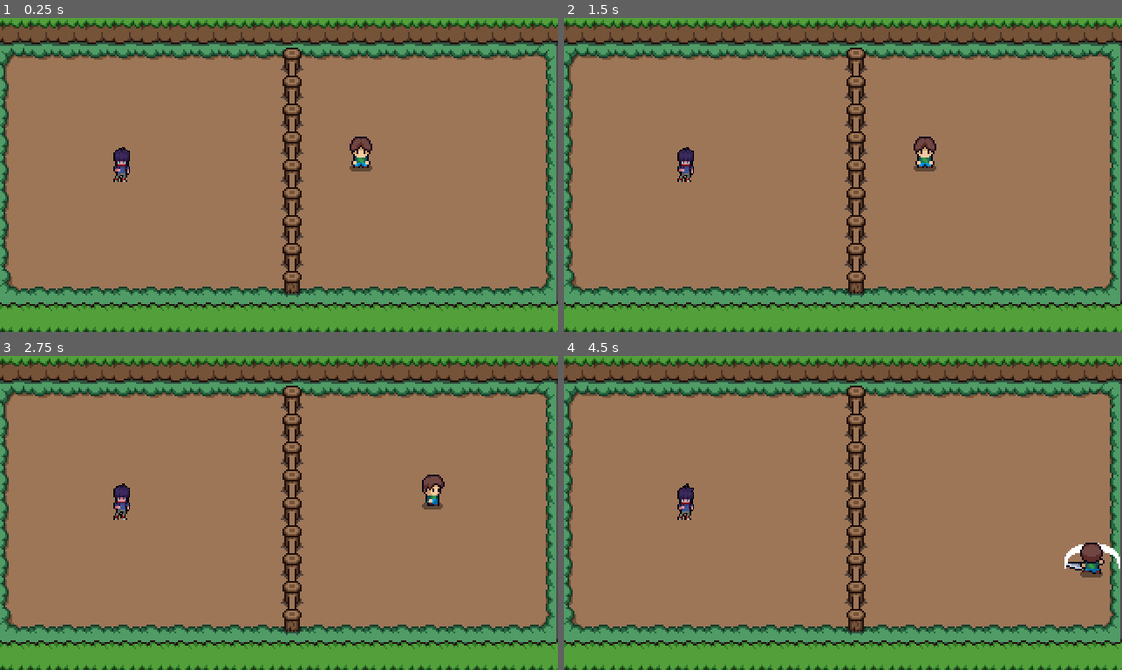
Above: before the commit, frames 1-4 (two rows, left to right).
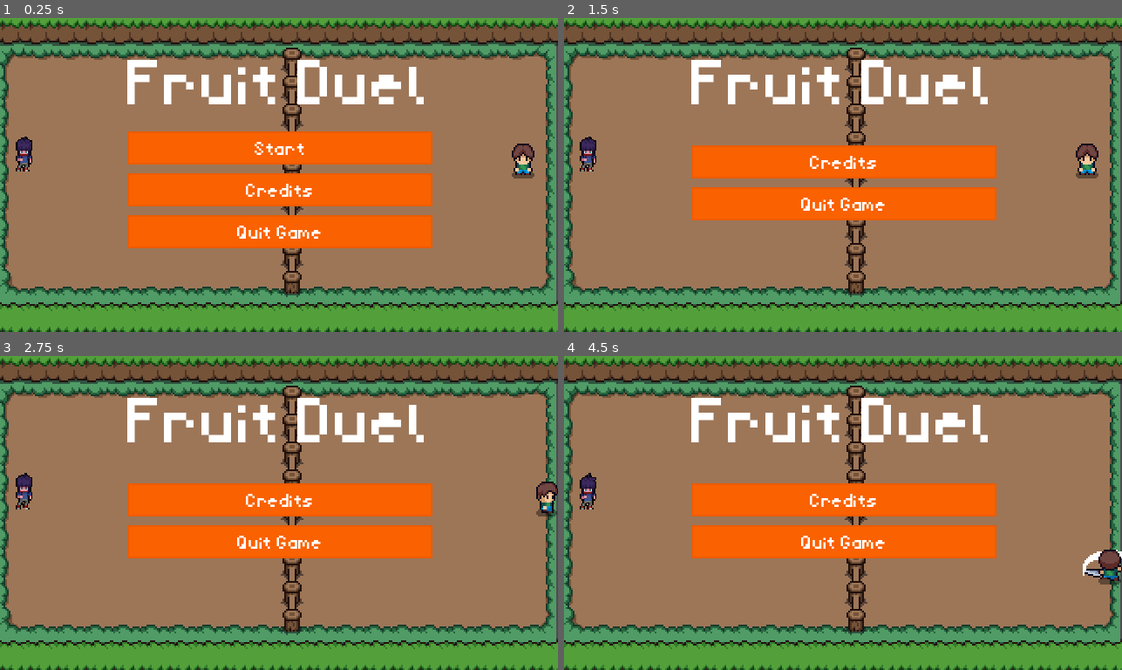
Above: after the commit, the same moments.

Repository: victorcto/fruit-duel
Game: Godot game, scene res://levels/scenes/test_level.tscn
Two runs of this game, one before a commit and one after it. Both use one fixed random seed, a clock stepped at 60 frames per second and the inputs below. The project has no main scene, so this scene is started directly.
Inputs (mouse positions are in pixels of both pictures, inside the frame that each line leads up to):
- Up to frame 1 (0.25 s): no input
- Up to frame 2 (1.5 s): click (843, 193) at 0.5 s, where only the run after the commit has a clickable "Credits"; click (843, 149) at 1.25 s, where only the run after the commit has a clickable "Start"
- Up to frame 3 (2.75 s): hold Right (move_right) from 2.03 s (still down); tap / (cut) at 2.1 s
- Up to frame 4 (4.5 s): release Right (move_right) at 2.78 s; hold Down (move_down) 2.78-3.53 s; tap / (cut) at 2.85, 3.6, 4.35 s; hold Right (move_right) 3.53-4.28 s; hold Up (move_up) from 4.28 s (still down)

The runs differ from the first frame. In frame 1, 21% of the frame differs, in the area x 2-96%, y 13-74%; in frame 2, 15%; in frame 3, 15%; in frame 4, 15%.

Commit message:
criação da página inicial

Diff:
--- /dev/null
+++ b/hud/hud.gd
@@ -0,0 +1,30 @@
+extends CanvasLayer
+
+signal start_game
+@onready var message_label = $Control/VBoxContainer/MessageLabel
+@onready var messager_timer = $MessagerTimer
+@onready var start_button = $Control/VBoxContainer/StartButton
+
+func show_message(text):
+	message_label.text = text
+	message_label.show()
+	messager_timer.start()
+
+func show_game_over():
+	show_message("Game Over")
+	await messager_timer.timeout
+
+	message_label.text = "Fruit Duel"
+	message_label.show()
+
+	await get_tree().create_timer(1.0).timeout
+	start_button.show()
+
+
+func _on_start_button_pressed():
+	start_button.hide()
+	start_game.emit()
+
+
+func _on_messager_timer_timeout():
+	message_label.hide()
--- /dev/null
+++ b/hud/hud.tscn
@@ -0,0 +1,132 @@
+[gd_scene load_steps=8 format=3 uid="uid://c4ywqubab1tpb"]
+
+[ext_resource type="Script" path="res://hud/hud.gd" id="1_77hjy"]
+[ext_resource type="FontFile" uid="uid://d4em1btfmi0dj" path="res://assets/fonts/RevMiniPixel.ttf" id="1_oru28"]
+
+[sub_resource type="StyleBoxEmpty" id="StyleBoxEmpty_fehki"]
+
+[sub_resource type="StyleBoxFlat" id="StyleBoxFlat_2cbiy"]
+bg_color = Color(0.980392, 0.380392, 0, 1)
+border_width_left = 1
+border_width_top = 1
+border_width_right = 1
+border_width_bottom = 1
+border_color = Color(0.929071, 0.358811, 0, 1)
+expand_margin_top = 5.0
+expand_margin_bottom = 2.0
+
+[sub_resource type="StyleBoxFlat" id="StyleBoxFlat_32mge"]
+bg_color = Color(0.980392, 0.772549, 0, 1)
+border_width_left = 1
+border_width_top = 1
+border_width_right = 1
+border_width_bottom = 1
+border_color = Color(0.78068, 0.612926, 0, 1)
+expand_margin_top = 5.0
+expand_margin_bottom = 2.0
+
+[sub_resource type="StyleBoxFlat" id="StyleBoxFlat_cpjyj"]
+bg_color = Color(0.980392, 0.772549, 0, 1)
+border_width_left = 1
+border_width_top = 1
+border_width_right = 1
+border_width_bottom = 1
+border_color = Color(0.78068, 0.612926, 0, 1)
+expand_margin_top = 5.0
+expand_margin_bottom = 2.0
+
+[sub_resource type="StyleBoxFlat" id="StyleBoxFlat_c2hkt"]
+bg_color = Color(0.980392, 0.772549, 0, 1)
+border_width_left = 1
+border_width_top = 1
+border_width_right = 1
+border_width_bottom = 1
+border_color = Color(0.78068, 0.612926, 0, 1)
+expand_margin_top = 5.0
+expand_margin_bottom = 2.0
+
+[node name="HUD" type="CanvasLayer"]
+script = ExtResource("1_77hjy")
+
+[node name="Control" type="Control" parent="."]
+layout_mode = 3
+anchors_preset = 15
+anchor_right = 1.0
+anchor_bottom = 1.0
+grow_horizontal = 2
+grow_vertical = 2
+
+[node name="VBoxContainer" type="VBoxContainer" parent="Control"]
+layout_mode = 1
+anchors_preset = -1
+anchor_left = 0.5
+anchor_top = 0.6
+anchor_right = 0.5
+anchor_bottom = 0.6
+offset_left = -87.0
+offset_top = -84.0
+offset_right = 87.0
+offset_bottom = 53.0
+grow_horizontal = 2
+grow_vertical = 2
+
+[node name="MessageLabel" type="Label" parent="Control/VBoxContainer"]
+layout_mode = 2
+theme_override_colors/font_color = Color(1, 1, 1, 1)
+theme_override_fonts/font = ExtResource("1_oru28")
+theme_override_font_sizes/font_size = 34
+text = "Fruit Duel"
+horizontal_alignment = 1
+vertical_alignment = 1
+
+[node name="HSeparator3" type="HSeparator" parent="Control/VBoxContainer"]
+layout_mode = 2
+theme_override_styles/separator = SubResource("StyleBoxEmpty_fehki")
+
+[node name="StartButton" type="Button" parent="Control/VBoxContainer"]
+layout_mode = 2
+theme_override_colors/font_color = Color(1, 1, 1, 1)
+theme_override_fonts/font = ExtResource("1_oru28")
+theme_override_font_sizes/font_size = 10
+theme_override_styles/normal = SubResource("StyleBoxFlat_2cbiy")
+theme_override_styles/hover = SubResource("StyleBoxFlat_32mge")
+theme_override_styles/pressed = SubResource("StyleBoxFlat_cpjyj")
+theme_override_styles/focus = SubResource("StyleBoxFlat_c2hkt")
+text = "Start"
+
+[node name="HSeparator" type="HSeparator" parent="Control/VBoxContainer"]
+layout_mode = 2
+theme_override_styles/separator = SubResource("StyleBoxEmpty_fehki")
+
+[node name="CreditsButton" type="Button" parent="Control/VBoxContainer"]
+layout_mode = 2
+theme_override_colors/font_color = Color(1, 1, 1, 1)
+theme_override_fonts/font = ExtResource("1_oru28")
+theme_override_font_sizes/font_size = 10
+theme_override_styles/normal = SubResource("StyleBoxFlat_2cbiy")
+theme_override_styles/hover = SubResource("StyleBoxFlat_32mge")
+theme_override_styles/pressed = SubResource("StyleBoxFlat_cpjyj")
+theme_override_styles/focus = SubResource("StyleBoxFlat_c2hkt")
+text = "Credits"
+
+[node name="HSeparator2" type="HSeparator" parent="Control/VBoxContainer"]
+layout_mode = 2
+theme_override_styles/separator = SubResource("StyleBoxEmpty_fehki")
+
+[node name="QuitButton" type="Button" parent="Control/VBoxContainer"]
+layout_mode = 2
+theme_override_colors/font_color = Color(1, 1, 1, 1)
+theme_override_fonts/font = ExtResource("1_oru28")
+theme_override_font_sizes/font_size = 10
+theme_override_styles/normal = SubResource("StyleBoxFlat_2cbiy")
+theme_override_styles/hover = SubResource("StyleBoxFlat_32mge")
+theme_override_styles/pressed = SubResource("StyleBoxFlat_cpjyj")
+theme_override_styles/focus = SubResource("StyleBoxFlat_c2hkt")
+text = "Quit Game"
+
+[node name="MessagerTimer" type="Timer" parent="."]
+wait_time = 2.0
+one_shot = true
+
+[connection signal="pressed" from="Control/VBoxContainer/StartButton" to="." method="_on_start_button_pressed"]
+[connection signal="timeout" from="MessagerTimer" to="." method="_on_messager_timer_timeout"]
--- a/levels/scenes/test_level.tscn
+++ b/levels/scenes/test_level.tscn
@@ -1,8 +1,9 @@
-[gd_scene load_steps=4 format=3 uid="uid://crh480oxo50d7"]
+[gd_scene load_steps=5 format=3 uid="uid://crh480oxo50d7"]
 
 [ext_resource type="PackedScene" uid="uid://bqgeuvhpgql70" path="res://terrain/scenes/terrain.tscn" id="1_yowxg"]
 [ext_resource type="PackedScene" uid="uid://do3rxb2nh18de" path="res://characters/scenes/cutter.tscn" id="2_2gusb"]
-[ext_resource type="PackedScene" uid="uid://uokshqxn17kc" path="res://characters/scenes/thrower.tscn" id="3_b4c01"]
+[ext_resource type="PackedScene" path="res://characters/scenes/thrower.tscn" id="3_b4c01"]
+[ext_resource type="PackedScene" uid="uid://c4ywqubab1tpb" path="res://hud/hud.tscn" id="3_fq8sp"]
 
 [node name="Level" type="Node2D"]
 
@@ -12,7 +13,9 @@
 layer_2/tile_data = PackedInt32Array(65546, 2, 0, 131082, 2, 1, 196618, 2, 1, 262154, 2, 1, 327690, 2, 1, 393226, 2, 1, 458762, 2, 1, 524298, 2, 1, 589834, 2, 2)
 
 [node name="Cutter" parent="." instance=ExtResource("2_2gusb")]
-position = Vector2(207, 86)
+position = Vector2(300, 90)
 
 [node name="Thrower" parent="." instance=ExtResource("3_b4c01")]
-position = Vector2(70, 94)
+position = Vector2(14, 88)
+
+[node name="HUD" parent="." instance=ExtResource("3_fq8sp")]
--- a/project.godot
+++ b/project.godot
@@ -11,7 +11,7 @@
 [application]
 
 config/name="Fruit Duel"
-config/features=PackedStringArray("4.3", "Forward Plus")
+config/features=PackedStringArray("4.2", "Forward Plus")
 config/icon="res://icon.svg"
 
 [display]
@@ -26,47 +26,47 @@
 
 move_left={
 "deadzone": 0.5,
-"events": [Object(InputEventKey,"resource_local_to_scene":fa …(175 unchanged characters)… ode":4194319,"key_label":0,"unicode":0,"location":0,"echo":false,"script":null)
+"events": [Object(InputEventKey,"resource_local_to_scene":fa …(175 unchanged characters)… ode":4194319,"key_label":0,"unicode":0,"echo":false,"script":null)
 ]
 }
 move_right={
 "deadzone": 0.5,
-"events": [Object(InputEventKey,"resource_local_to_scene":fa …(175 unchanged characters)… ode":4194321,"key_label":0,"unicode":0,"location":0,"echo":false,"script":null)
+"events": [Object(InputEventKey,"resource_local_to_scene":fa …(175 unchanged characters)… ode":4194321,"key_label":0,"unicode":0,"echo":false,"script":null)
 ]
 }
 move_up={
 "deadzone": 0.5,
-"events": [Object(InputEventKey,"resource_local_to_scene":fa …(175 unchanged characters)… ode":4194320,"key_label":0,"unicode":0,"location":0,"echo":false,"script":null)
+"events": [Object(InputEventKey,"resource_local_to_scene":fa …(175 unchanged characters)… ode":4194320,"key_label":0,"unicode":0,"echo":false,"script":null)
 ]
 }
 move_down={
 "deadzone": 0.5,
-"events": [Object(InputEventKey,"resource_local_to_scene":fa …(175 unchanged characters)… ode":4194322,"key_label":0,"unicode":0,"location":0,"echo":false,"script":null)
+"events": [Object(InputEventKey,"resource_local_to_scene":fa …(175 unchanged characters)… ode":4194322,"key_label":0,"unicode":0,"echo":false,"script":null)
 ]
 }
 cut={
 "deadzone": 0.5,
-"events": [Object(InputEventKey,"resource_local_to_scene":fa …(171 unchanged characters)… keycode":47,"key_label":0,"unicode":59,"location":0,"echo":false,"script":null)
+"events": [Object(InputEventKey,"resource_local_to_scene":fa …(171 unchanged characters)… keycode":47,"key_label":0,"unicode":59,"echo":false,"script":null)
 ]
 }
 move_left_thrower={
 "deadzone": 0.5,
-"events": [Object(InputEventKey,"resource_local_to_scene":fa …(171 unchanged characters)… keycode":65,"key_label":0,"unicode":97,"location":0,"echo":false,"script":null)
+"events": [Object(InputEventKey,"resource_local_to_scene":fa …(171 unchanged characters)… keycode":65,"key_label":0,"unicode":97,"echo":false,"script":null)
 ]
 }
 move_right_thrower={
 "deadzone": 0.5,
-"events": [Object(InputEventKey,"resource_local_to_scene":fa …(172 unchanged characters)… eycode":68,"key_label":0,"unicode":100,"location":0,"echo":false,"script":null)
+"events": [Object(InputEventKey,"resource_local_to_scene":fa …(172 unchanged characters)… eycode":68,"key_label":0,"unicode":100,"echo":false,"script":null)
 ]
 }
 move_up_thrower={
 "deadzone": 0.5,
-"events": [Object(InputEventKey,"resource_local_to_scene":fa …(172 unchanged characters)… eycode":87,"key_label":0,"unicode":119,"location":0,"echo":false,"script":null)
+"events": [Object(InputEventKey,"resource_local_to_scene":fa …(172 unchanged characters)… eycode":87,"key_label":0,"unicode":119,"echo":false,"script":null)
 ]
 }
 move_down_thrower={
 "deadzone": 0.5,
-"events": [Object(InputEventKey,"resource_local_to_scene":fa …(172 unchanged characters)… eycode":83,"key_label":0,"unicode":115,"location":0,"echo":false,"script":null)
+"events": [Object(InputEventKey,"resource_local_to_scene":fa …(172 unchanged characters)… eycode":83,"key_label":0,"unicode":115,"echo":false,"script":null)
 ]
 }
 
Binary file added: assets/fonts/RevMiniPixel.ttf
Not shown, added: assets/fonts/RevMiniPixel.ttf.import
